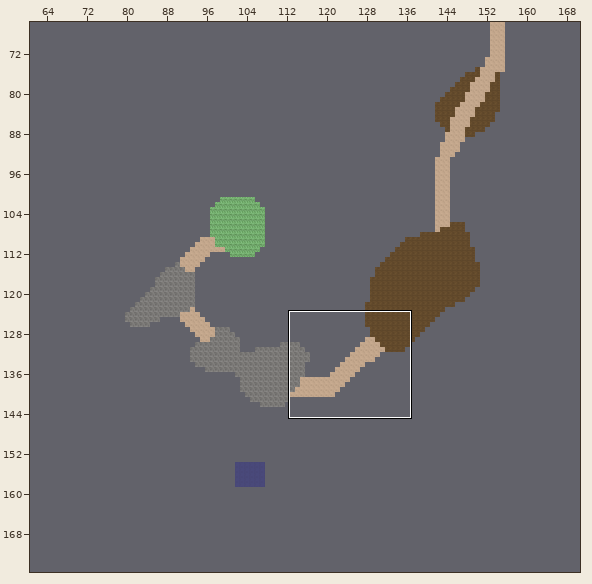
Two states of a Tiled map, maps/chapter1_cave/chapter1_cave.tmx. The picture above shows the old version from afar; the outline marks the close-up.
Close-up. Before the commit:
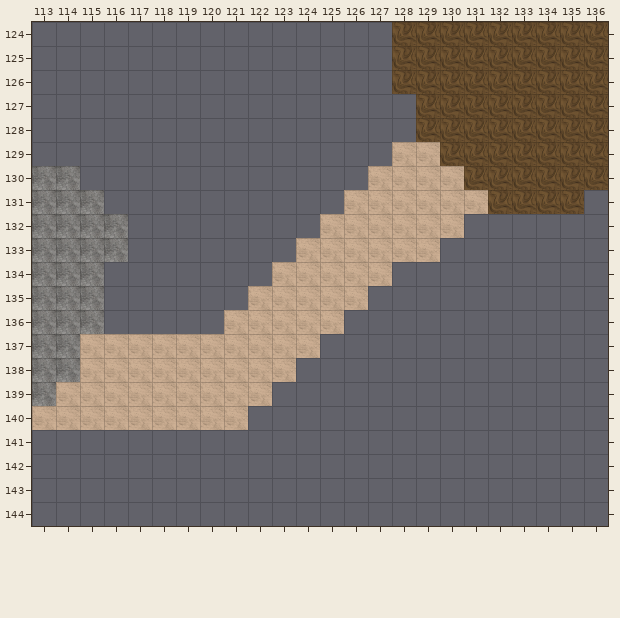
Cells are 64x64 px. Shown: x 113..136, y 124..144. The commit also changed other parts of the map, which this record leaves out.
The same view after the edit:
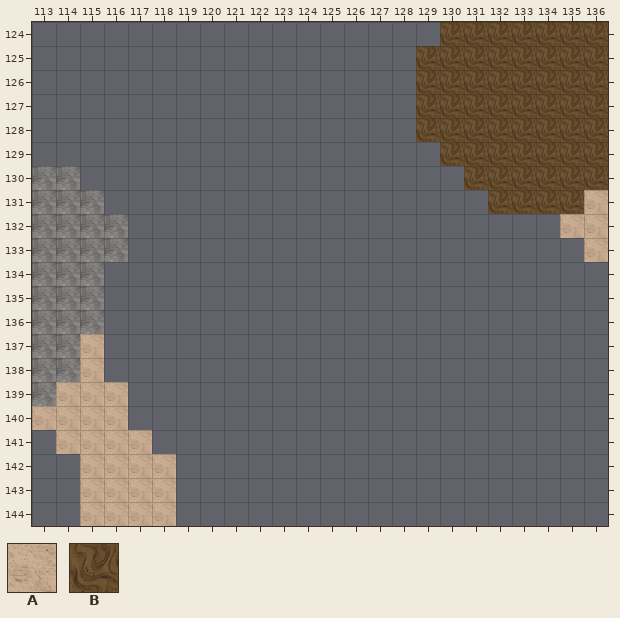
Key: from "forge_tiles": A 3, B 28.
_ is an empty cell.
The edit:
{"where": "layer \"BG_TILES\""}
{"y":124,"x":128,"old":"BB","new":"__"}
{"y":125,"x":128,"old":"B","new":"_"}
{"y":126,"x":128,"old":"B","new":"_"}
{"y":129,"x":128,"old":"AA","new":"__"}
{"y":130,"x":127,"old":"AAAA","new":"____"}
{"y":131,"x":126,"old":"AAAAAA","new":"______"}
{"y":131,"x":136,"old":"_","new":"A"}
{"y":132,"x":125,"old":"AAAAAA","new":"______"}
{"y":132,"x":135,"old":"__","new":"AA"}
{"y":133,"x":124,"old":"AAAAAA","new":"______"}
{"y":133,"x":136,"old":"_","new":"A"}
{"y":134,"x":123,"old":"AAAAA","new":"_____"}
{"y":135,"x":122,"old":"AAAAA","new":"_____"}
{"y":136,"x":121,"old":"AAAAA","new":"_____"}
{"y":137,"x":116,"old":"AAAAAAAAA","new":"_________"}
{"y":138,"x":116,"old":"AAAAAAAA","new":"________"}
{"y":139,"x":117,"old":"AAAAAA","new":"______"}
{"y":140,"x":117,"old":"AAAAA","new":"_____"}
{"y":141,"x":114,"old":"____","new":"AAAA"}
{"y":142,"x":115,"old":"____","new":"AAAA"}
{"y":143,"x":115,"old":"____","new":"AAAA"}
{"y":144,"x":115,"old":"____","new":"AAAA"}
